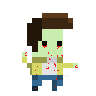
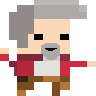
Revision of a layered 96x96 image; what changed, layer by layer:
painted on "Ebene 1" over (0, 0, 96, 96)
removed layer "Hintergrund" over (0, 0, 96, 96)
